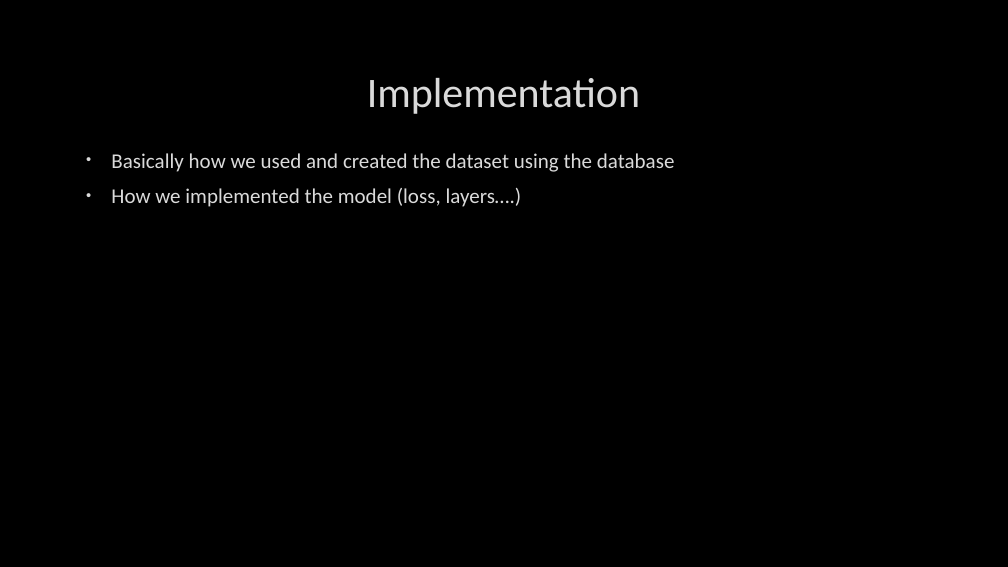
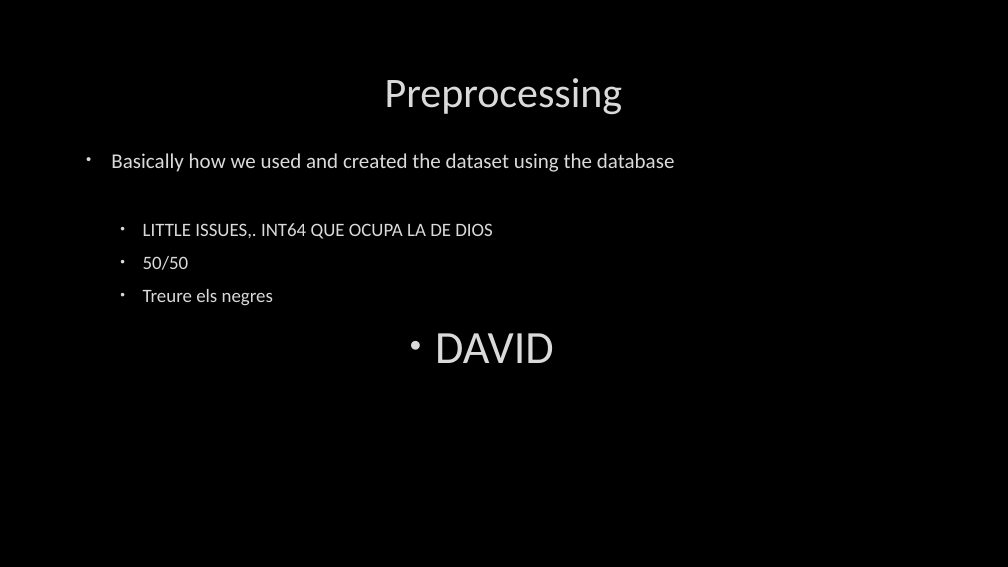
Before and after one commit to upc-postgrads/BrainScan, a slide deck: slide 5 of BrainScan_19.pptx. Drawn at 1008x567 pixels with LibreOffice and Linux fonts; fonts in the diff are those of the drawing; background and template pictures are left out. Boxes give left, top, right and bottom in pixels: in the first picture for what was removed or moved away, otherwise in the second. Text is boxed around its words. In the diff, an @@ line names an element or a change of style, - is before the commit and + after.

```diff
--- a/BrainScan_19.pptx
+++ b/BrainScan_19.pptx
@@ title at (385,78,622,115): text changed @@
-Implementation
+Preprocessing
@@ text at (143,223,493,306): text changed; size 20 to 18 pt @@
-• How we implemented the model (loss, layers….)
+  • LITTLE ISSUES,. INT64 QUE OCUPA LA DE DIOS
+  • 50/50
+  • Treure els negres
@@ text added at (435,333,554,363), 44 pt, text #DADADA @@
+• DAVID
```
Also in this commit, not shown: 2 other slides changed, 4 slides added, 1 slide removed.
